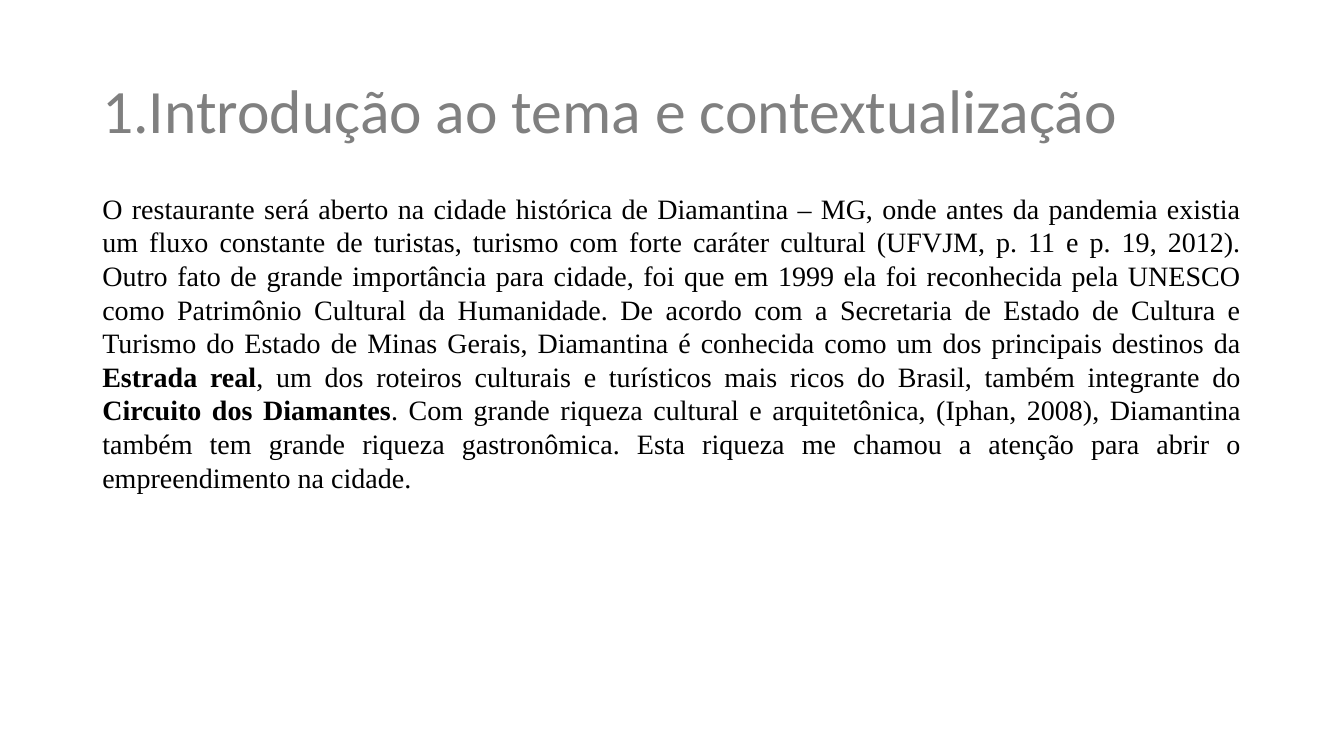
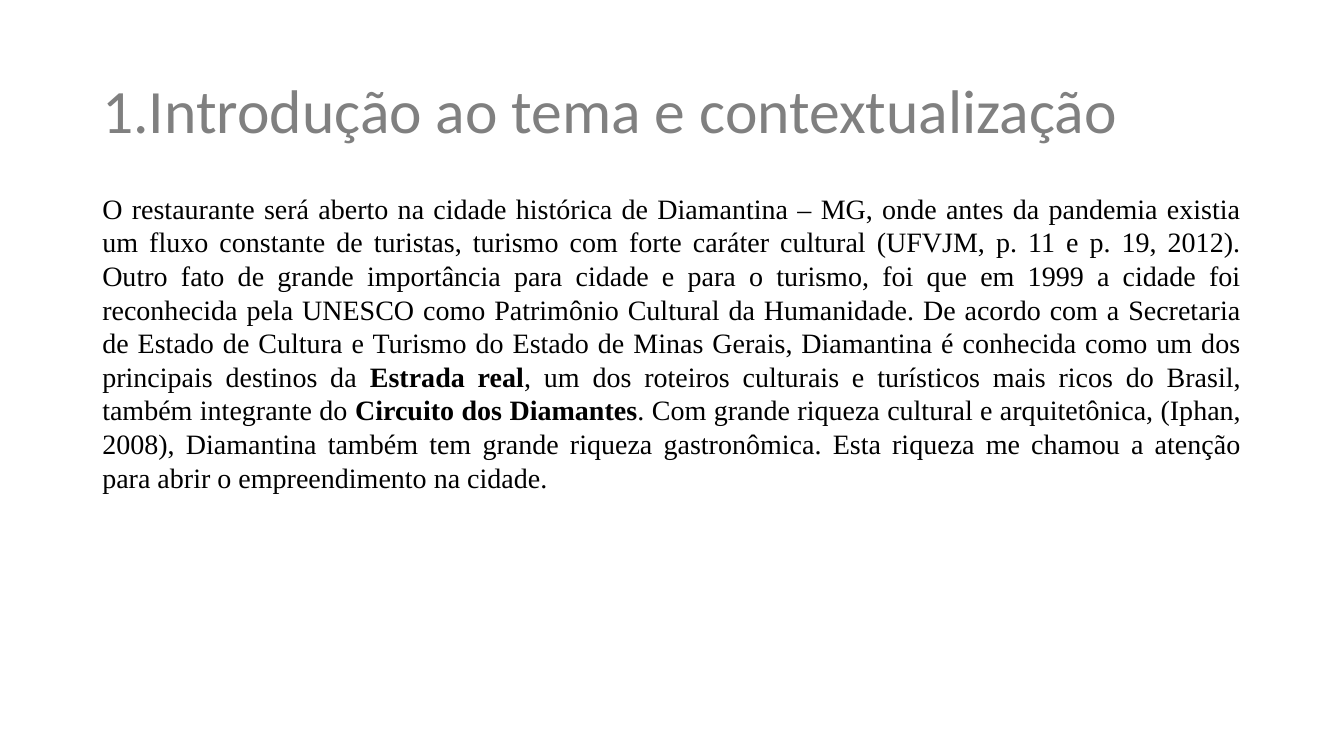
Before and after one commit to renatomarcio18081971/trabalhodeconclusao, a slide deck: slide 2 of plano-de-negocios-restaurante-tioto.pptx. Drawn at 1344x756 pixels with LibreOffice and Linux fonts; fonts in the diff are those of the drawing; background and template pictures are left out. Boxes give left, top, right and bottom in pixels: in the first picture for what was removed or moved away, otherwise in the second. Text is boxed around its words. In the diff, an @@ line names an element or a change of style, - is before the commit and + after.

```diff
--- a/plano-de-negocios-restaurante-tioto.pptx
+++ b/plano-de-negocios-restaurante-tioto.pptx
@@ text at (x1=102, y1=199, x2=1241, y2=493): text changed @@
-O restaurante será aberto na cidade histórica de Diamantina – MG, onde antes da pandemia existia um fluxo constante de turistas, turismo com forte caráter cultural (UFVJM, p. 11 e p. 19, 2012). Outro fato de grande importância para cidade, foi que em 1999 ela foi reconhecida pela UNESCO como Patrimônio Cultural da Humanidade. De acordo com a Secretaria de Estado de Cultura e Turismo do Estado de Minas Gerais, Diamantina é conhecida como um dos principais destinos da Estrada real, um dos roteiros culturais e turísticos mais ricos do Brasil, também integrante do Circuito dos Diamantes. Com grande riqueza cultural e arquitetônica, (Iphan, 2008), Diamantina também tem grande riqueza gastronômica. Esta riqueza me chamou a atenção para abrir o empreendimento na cidade.
+O restaurante será aberto na cidade histórica de Diamantina – MG, onde antes da pandemia existia um fluxo constante de turistas, turismo com forte caráter cultural (UFVJM, p. 11 e p. 19, 2012). Outro fato de grande importância para cidade e para o turismo, foi que em 1999 a cidade foi reconhecida pela UNESCO como Patrimônio Cultural da Humanidade. De acordo com a Secretaria de Estado de Cultura e Turismo do Estado de Minas Gerais, Diamantina é conhecida como um dos principais destinos da Estrada real, um dos roteiros culturais e turísticos mais ricos do Brasil, também integrante do Circuito dos Diamantes. Com grande riqueza cultural e arquitetônica, (Iphan, 2008), Diamantina também tem grande riqueza gastronômica. Esta riqueza me chamou a atenção para abrir o empreendimento na cidade.
```
Also in this commit, not shown: 1 other slide changed.
